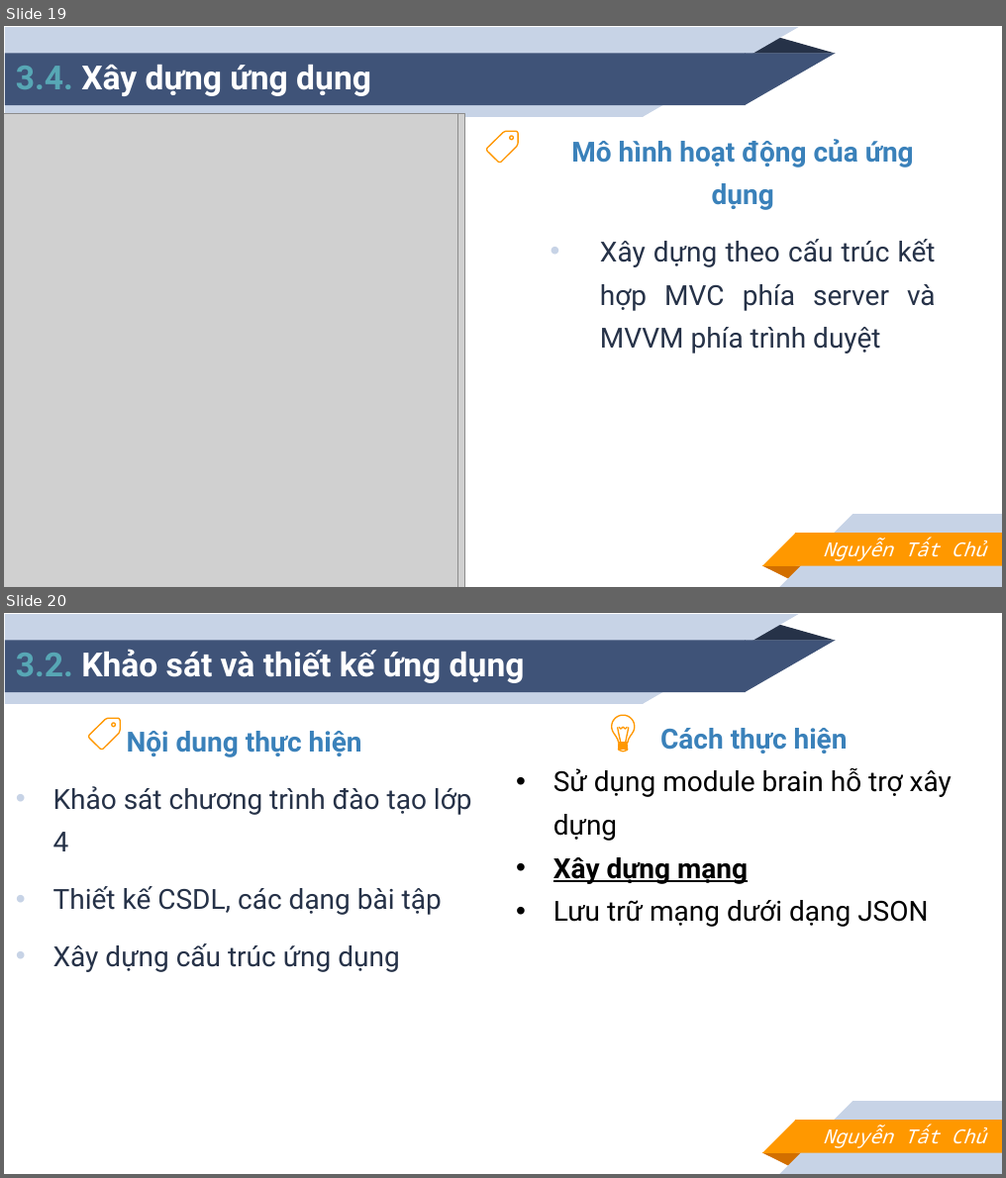
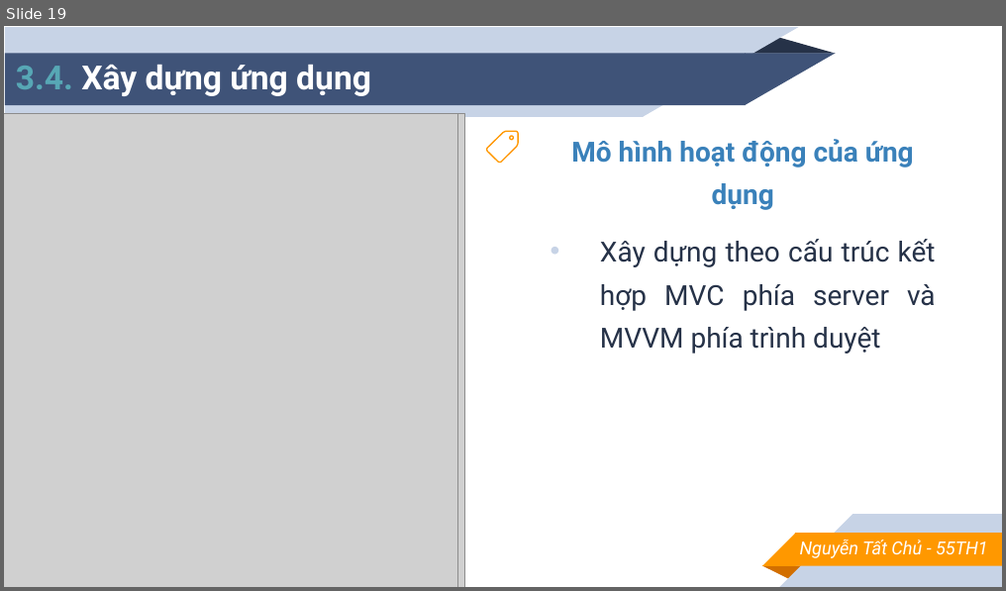
Before and after one commit to TatChu/handwriting-detect-for-learning-english, a slide deck: report/slide.pptx. Shown one above the other, each under a label of ours: slides 19 and 20 before the commit, slide 19 after it. The pictures are 1006x1178 and 1006x591 pixels, drawn with LibreOffice and Linux fonts; fonts in the diff are those of the drawing; grey boxes stand for pictures. Boxes give left, top, right and bottom in pixels: in the first picture for what was removed or moved away, otherwise in the second. Text is boxed around its words. In the diff, an @@ line names an element or a change of style, - is before the commit and + after.

```diff
--- a/report/slide.pptx
+++ b/report/slide.pptx
@@ slide 20 removed at (x1=4, y1=613, x2=1002, y2=1174), background #FFFFFF; not listed: 10 template elements that a slide beside it also shows @@
@@ title removed at (x1=16, y1=649, x2=525, y2=683) @@
-3.2. Khảo sát và thiết kế ứng dụng
@@ text removed at (x1=54, y1=731, x2=472, y2=972) @@
-Nội dung thực hiện
-• Khảo sát chương trình đào tạo lớp 4
-• Thiết kế CSDL, các dạng bài tập
-• Xây dựng cấu trúc ứng dụng
@@ freeform shape removed at (x1=89, y1=718, x2=120, y2=749) @@
@@ text removed at (x1=553, y1=728, x2=951, y2=927) @@
-Cách thực hiện
-• Sử dụng module brain hỗ trợ xây dựng
-• Xây dựng mạng
-• Lưu trữ mạng dưới dạng JSON
@@ group removed at (x1=612, y1=715, x2=635, y2=752): 8 freeform shapes @@
@@ text removed at (x1=823, y1=1124, x2=985, y2=1149) @@
-Nguyễn Tất Chủ
@@ slide 19 changed as well @@
@@ text "Nguyễn Tất Chủ - 55TH1" at (x1=800, y1=540, x2=988, y2=559): vertical alignment middle to top @@
@@ text at (x1=800, y1=540, x2=988, y2=559): text changed; size 14 to 13 pt; font Noto Sans Mono to Roboto @@
-Nguyễn Tất Chủ
+Nguyễn Tất Chủ - 55TH1
```
Also in this commit, not shown: 20 other slides changed, 3 slides added, 2 other slides removed, 3 other files.
